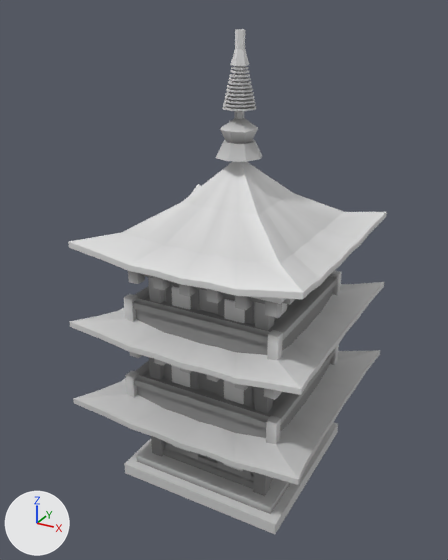
What one commit did to the glTF model assets/models/kyoto/structures/koyasu_pagoda.glb.
Before and after are seen from a 50 mm lens placed at (8.24, -15.89, 14.54), pointed at (-0.32, -0.32, 6.76). Lighting does not change. The marker at lower left points along +X, +Y and +Z. The picture after the commit comes second. Vertices at exactly the same position are counted once.

Objects in the first picture: 'Pagoda_Body', 'Pagoda_Roof', 'Pagoda_Spire', 'Pagoda_Windows'.
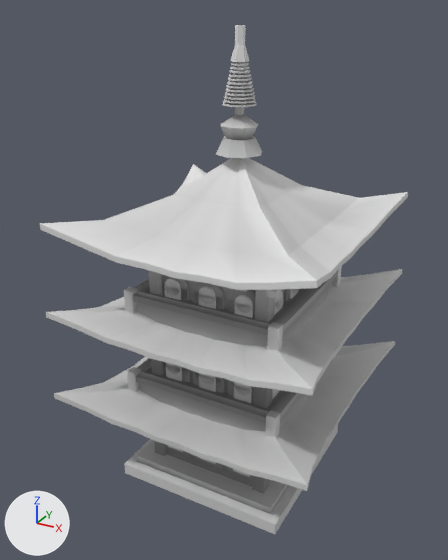
What differs and where, as boxes [x1, y1, x2, y2] in the pictures (448 x 560 px):
'Pagoda_Roof', reshaped (15% wider): before [68, 161, 387, 485]; after [40, 158, 408, 491]
'Pagoda_Body', reshaped: before [124, 270, 342, 534]; after [124, 266, 342, 534]
'Pagoda_Windows', reshaped (mostly hidden): before [171, 286, 287, 471]; after [164, 278, 298, 477]
part 1 of me_pagoda_body, added (mostly hidden): after [228, 467, 253, 481]
part 2 of me_pagoda_body, added: after [195, 456, 223, 470]
part 3 of me_pagoda_body, added (mostly hidden): after [166, 445, 190, 459]
part 4 of me_pagoda_body, rebuilt: before [254, 387, 273, 414]; after [254, 387, 272, 409]
part 5 of me_pagoda_body, deleted: before [124, 270, 342, 489]
part 6 of me_pagoda_body, reshaped (mostly hidden before): before [142, 274, 288, 496]; after [124, 266, 342, 437]
part 7 of me_pagoda_roof, rebuilt (11% wider, 11% taller): before [73, 350, 380, 485]; after [54, 341, 395, 491]
part 8 of me_pagoda_roof, rebuilt (13% wider, 11% taller): before [69, 282, 384, 395]; after [46, 269, 402, 395]
part 9 of me_pagoda_roof, rebuilt (15% wider): before [68, 161, 387, 300]; after [40, 158, 408, 290]
part 10 of me_pagoda_windows, added (mostly hidden): after [234, 385, 252, 403]
part 11 of me_pagoda_windows, deleted (mostly hidden): before [173, 391, 282, 471]
part 12 of me_pagoda_windows, reshaped: before [172, 286, 287, 323]; after [164, 278, 298, 318]
part 13 of me_pagoda_windows, reshaped: before [171, 365, 244, 404]; after [166, 363, 280, 399]

The change in detail:
me_pagoda_body is used by ob_pagoda_body; location (0.0, 0.0, 0.0).
me_pagoda_body had 1320 vertices, 2064 faces and spanned x -2.8..2.8, y -2.8..2.8, z 0.0..7.85.
me_pagoda_body now has 1964 vertices, 3312 faces and spans x -2.8..2.8, y -2.8..2.8, z 0.0..8.15.
me_pagoda_body part 1: a new loose piece, a box spanning x 0.71..1.76, y -1.95..-1.83, z 0.81..1.58, in mat_paletteatlas.
me_pagoda_body part 2: a new loose piece, a box spanning x -0.52..0.52, y -1.95..-1.83, z 0.81..1.58, in mat_paletteatlas.
me_pagoda_body part 3: a new loose piece, a box spanning x -1.76..-0.71, y -1.95..-1.83, z 0.81..1.58, in mat_paletteatlas.
me_pagoda_body part 4: the loose piece of 8 vertices spanning x 1.67..2.07, y -2.07..-1.67, z 2.96..5.35 is rebuilt with 8 vertices and now spans x 1.62..2.03, y -2.03..-1.62, z 3.1..5.55.
me_pagoda_body part 5: 116 loose pieces with 928 vertices, spanning x -2.67..2.67, y -2.67..2.62, z 0.6..7.85, are deleted.
me_pagoda_body part 6: 280 vertices removed from x -2.72..2.72, y -2.72..2.72, z 0.6..7.85; 1468 vertices added at x -2.58..2.58, y -2.58..2.58, z 0.81..8.15.
Other edits to the shape of me_pagoda_body do not show in these pictures.
me_pagoda_roof is used by ob_pagoda_roof; location (0.0, 0.0, 0.0).
me_pagoda_roof had 483 vertices, 954 faces and spanned x -3.8..3.8, y -3.8..3.8, z 2.62..10.6.
me_pagoda_roof now has 563 vertices, 1114 faces and spans x -4.2..4.2, y -4.2..4.2, z 2.73..10.7.
me_pagoda_roof part 7: the loose piece of 161 vertices spanning x -3.8..3.8, y -3.8..3.8, z 2.62..3.6 is rebuilt with 201 vertices and now spans x -4.2..4.2, y -4.2..4.2, z 2.73..3.7.
me_pagoda_roof part 8: the loose piece of 161 vertices spanning x -3.7..3.7, y -3.7..3.7, z 5.32..6.3 is rebuilt with 201 vertices and now spans x -4.15..4.15, y -4.15..4.15, z 5.53..6.5.
me_pagoda_roof part 9: the loose piece of 161 vertices spanning x -3.55..3.55, y -3.55..3.55, z 7.82..10.6 is rebuilt with 161 vertices and now spans x -4.05..4.05, y -4.05..4.05, z 8.12..10.7.
me_pagoda_windows is used by ob_pagoda_windows; location (0.0, 0.0, 0.0).
me_pagoda_windows had 200 vertices, 300 faces and spanned x -2.08..2.08, y -2.08..2.08, z 0.8..6.97.
me_pagoda_windows now has 964 vertices, 1692 faces and spans x -2.01..2.01, y -2.01..2.01, z 0.8..7.23.
me_pagoda_windows part 10: a new loose piece, a box spanning x 0.94..1.5, y -1.98..-1.87, z 3.61..4.26, in mat_paletteatlas.
me_pagoda_windows part 11: 15 loose pieces with 120 vertices, spanning x -2.08..2.08, y -2.08..2.08, z 0.8..4.38, are deleted.
me_pagoda_windows part 12: 64 vertices removed from x -1.94..1.94, y -1.94..1.94, z 6.33..6.97; 336 vertices added at x -1.94..1.94, y -1.94..1.94, z 6.38..7.23.
me_pagoda_windows part 13: 16 vertices removed from x -1.26..1.26, y -2.02..-1.92, z 3.69..4.38; 220 vertices added at x -1.99..1.99, y -1.99..1.5, z 3.61..4.54.
Other edits to the shape of me_pagoda_windows do not show in these pictures.
